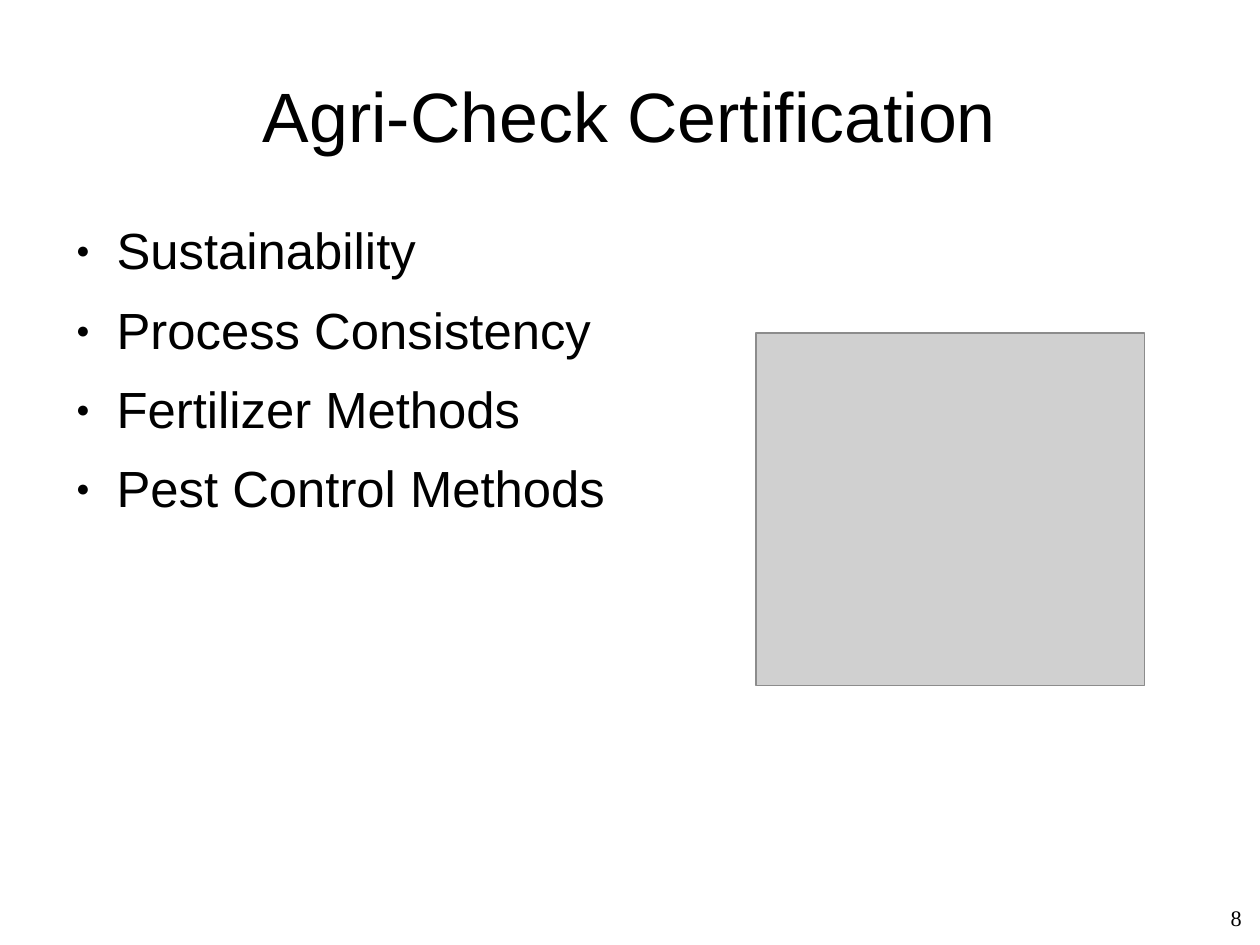
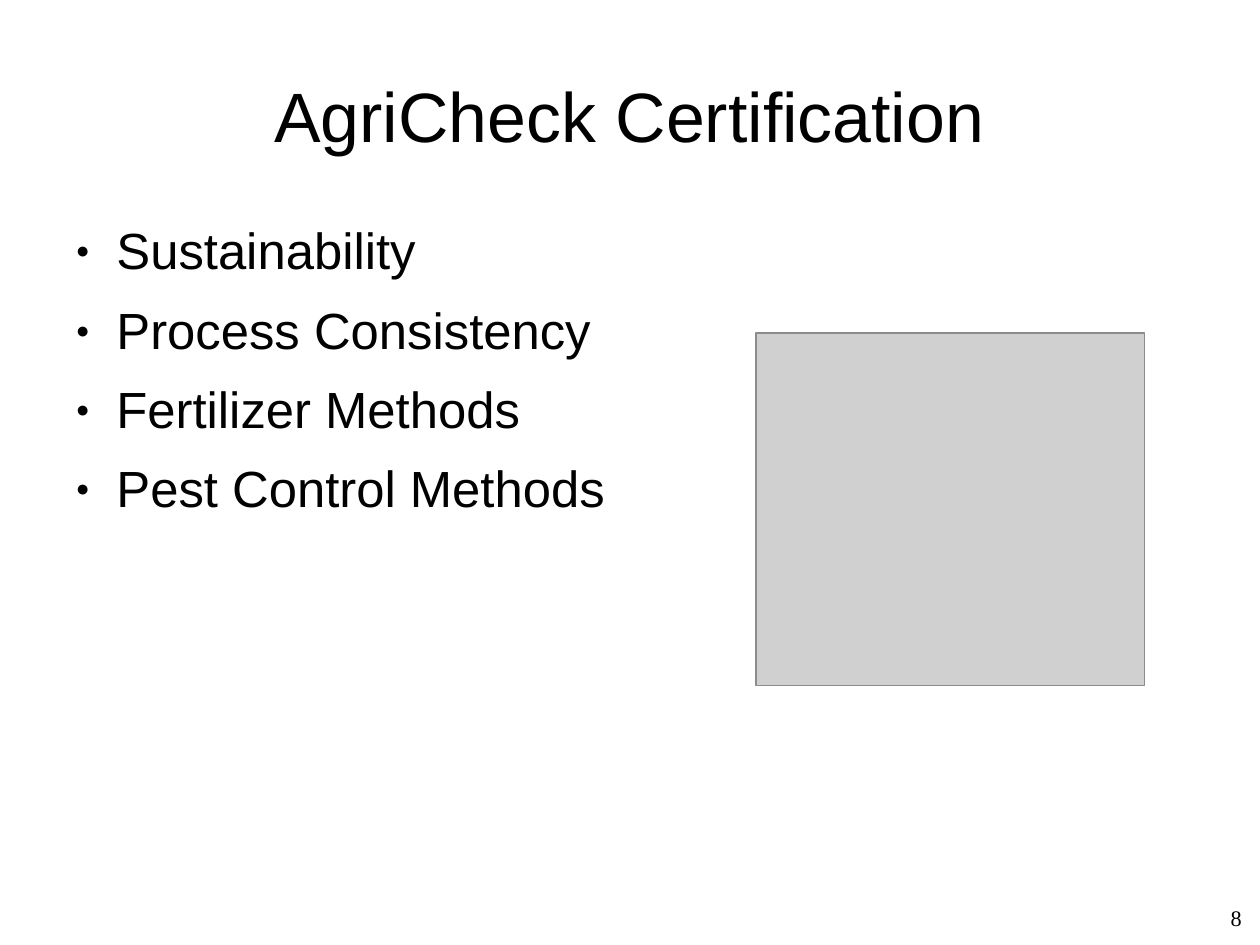
Before and after one commit to Whiteat/Hackathon2019, a slide deck: slide 8 of Presentation.ppt. Drawn at 1260x945 pixels with LibreOffice and Linux fonts; fonts in the diff are those of the drawing; grey boxes stand for pictures; background and template pictures are left out. Boxes give left, top, right and bottom in pixels: in the first picture for what was removed or moved away, otherwise in the second. Text is boxed around its words. In the diff, an @@ line names an element or a change of style, - is before the commit and + after.

```diff
--- a/Presentation.ppt
+++ b/Presentation.ppt
@@ text at (x1=274, y1=91, x2=984, y2=155): text changed @@
-Agri-Check Certification
+AgriCheck Certification
```
Also in this commit, not shown: 1 other slide changed, 1 slide added.
